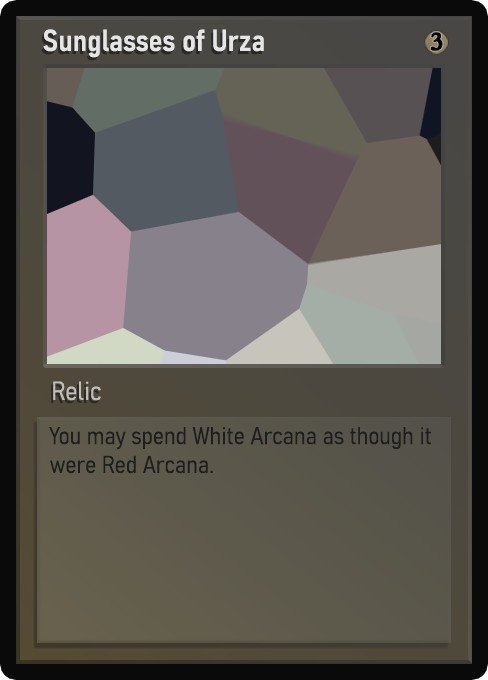
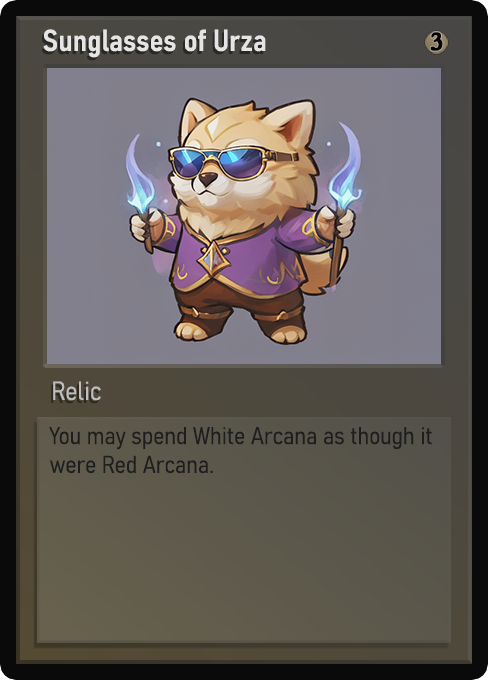
Revision of a layered (488, 680) image; what changed, layer by layer:
painted on "Name" over (44, 29, 266, 57)
painted on "Class" over (59, 383, 101, 401)
painted on "Desc_norm" over (59, 427, 432, 474)
painted on "Artwork" over (47, 68, 441, 364)
